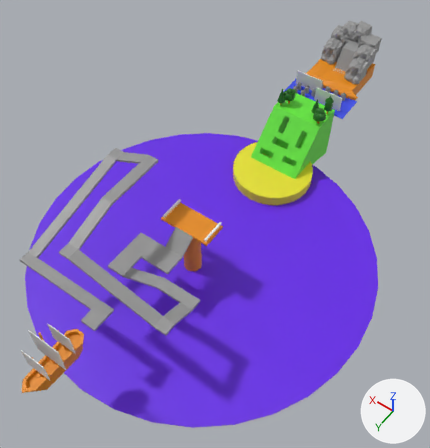
Two versions of the Blender file homeisland.blend, one commit apart.
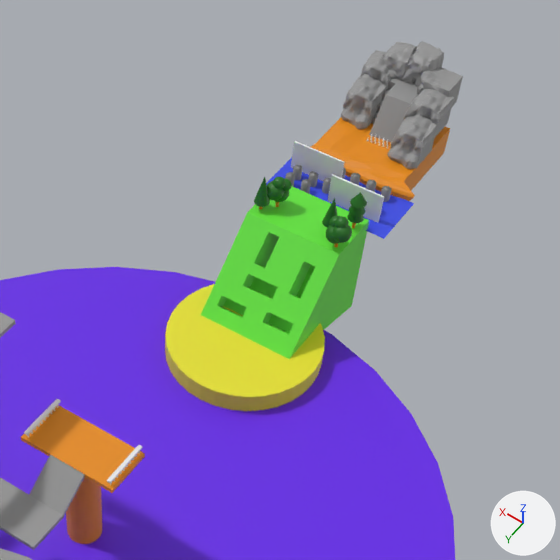
Each version is shown whole from a 50 mm camera at (-24.1, 65.1, 48.5) aimed at (-0.1, 31.6, -4.1), then close up on the part from 35% to 100% of the width and 0% to 62% of the height. Every picture has the same lights, and +X, +Y and +Z are marked at lower right.
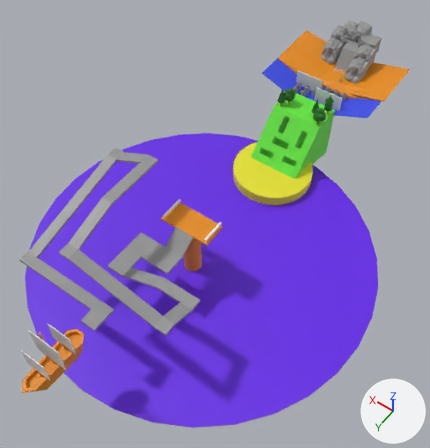
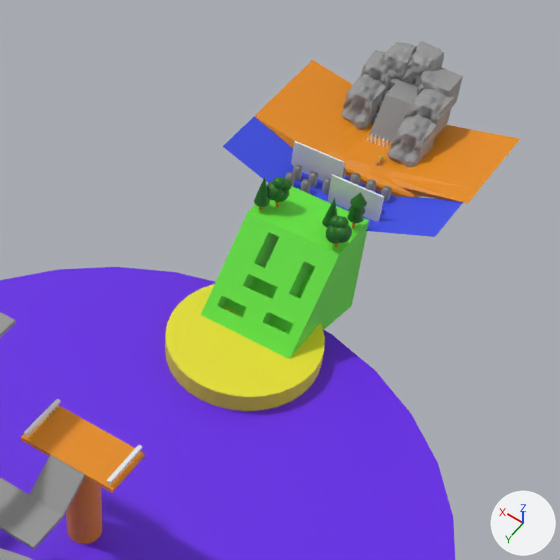
Commit message: homeisland: starte to add details to th ebeach near to river

Diff of the bpy script that builds the scene:
```diff
--- a/homeisland.blend.py
+++ b/homeisland.blend.py
@@ me_cube_012 @@
 me_cube_012.from_pydata(...)  # 56 vertices, 50 faces; spans x -1.34..1.17, y -1.0..1.03, z -1.0..1.08
 # used by ob_cube_012; location = (0.18, 2.56, -2.3); scale = (3.28, 3.79, 1.0)
 # before: 4 (1.0, -1.0, 1.0), 12 (1.0, 0.62, 0.95) at pixel (318, 140), 14 (1.0, 0.89, 0.89) at pixel (310, 148), 15 (1.0, 0.76, 0.92) at pixel (314, 144)
-me_cube_012.vertices[13].co = (1.17, 1.0, 0.76)
-me_cube_012.vertices[1].co = (-1.0, -1.0, 1.0)  # pixel (450, 128)
-me_cube_012.vertices[6].co = (-1.0, 0.62, 1.0)  # pixel (407, 176)
-me_cube_012.vertices[8].co = (-1.0, 0.76, 0.97)  # pixel (403, 181)
+# me_cube_012 part 1
+for i in [4, 12, 14, 15]: me_cube_012.vertices[i].co += Vector((1.27, 0.0, 1.06))
+me_cube_012.vertices[13].co = (2.28, 1.0, 1.92)  # pixel (254, 116)
+# me_cube_012 part 2
+me_cube_012.vertices[1].co = (-2.43, -1.0, 2.25)  # pixel (520, 138)
+me_cube_012.vertices[6].co = (-2.43, 0.62, 2.25)  # pixel (479, 189)
+me_cube_012.vertices[8].co = (-2.43, 1.04, 2.22)  # pixel (467, 203)
 me_cube_012.materials.append(mat_brown)
@@ me_plane @@
 me_plane.from_pydata(...)  # 4 vertices, 1 face; spans x -1.0..1.0, y -1.0..1.0, z 0.0
 # used by ob_plane; location = (0.0, 8.2, -1.99); scale = (4.36, 2.04, 1.0)
 # verts and faces of me_plane; kept vertices keep their numbers, new ones are numbered from 4
 # before: 0 (-1.0, -1.0, 0.0) at pixel (414, 203), 1 (1.0, -1.0, 0.0), 2 (-1.0, 1.0, 0.0) at pixel (383, 238), 3 (1.0, 1.0, 0.0)
+# me_plane part 3
+delete_vertices([*range(0, 4)])  # with the faces that use them
+verts[4] = (-1.71, -1.0, 1.77)  # pixel (464, 200)
+verts[5] = (1.75, -1.0, 1.61)  # pixel (255, 114)
+verts[6] = (-0.71, -1.0, 0.0)  # pixel (396, 195)
+verts[7] = (-0.43, -1.0, 0.0)
+verts[8] = (-0.14, -1.0, 0.0)
+verts[9] = (0.14, -1.0, 0.0)  # pixel (345, 174)
+verts[10] = (0.43, -1.0, 0.0)
+verts[11] = (0.71, -1.0, 0.0)
+for new, old in zip([*range(12, 20)], [*range(4, 12)]): verts[new] = verts[old] + (0.0, 2.0, 0.0)
+faces += [(5, 13, 19, 11), (4, 6, 14, 12), (6, 7, 15, 14), (7, 8, 16, 15), (8, 9, 17, 16), (9, 10, 18, 17)]
+faces += [(10, 11, 19, 18)]
 me_plane.materials.append(mat_blue1)
```

Where the change shows, as pixel boxes (x1, y1, x2, y2) in the close-ups (560 x 560 px; the box of a moved part takes in the faces that stretch with it):
'Cube.012', reshaped: before (310, 118, 450, 201); after (255, 60, 520, 203)
'Plane', reshaped (61% wider, 49% taller): before (266, 158, 414, 239); after (223, 116, 462, 237)
part 1 of me_cube_012, moved or reshaped: before (310, 118, 353, 154); after (255, 60, 353, 154)
part 2 of me_cube_012, moved or reshaped: before (385, 127, 450, 195); after (385, 125, 520, 203)
